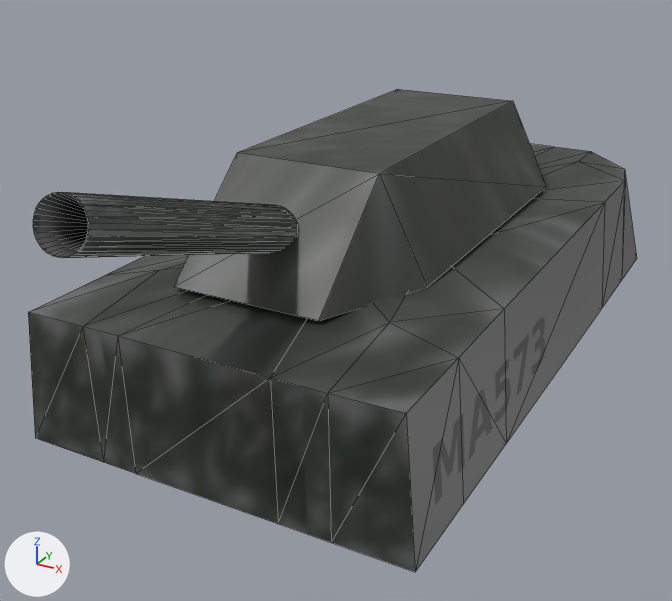
What one commit did to the COLLADA model data/cr/models/tank.dae.
Rendered twice from a camera (50 mm lens) standing at (5.4, -12.57, 4.23) and looking at (-0.5, -1.85, -1.13). Every picture has the same lights, and +X, +Y and +Z are marked at lower left. Mesh edges are drawn as thin lines.

Objects in the first picture: 'Cockpit', 'Tank', 'Turret'.
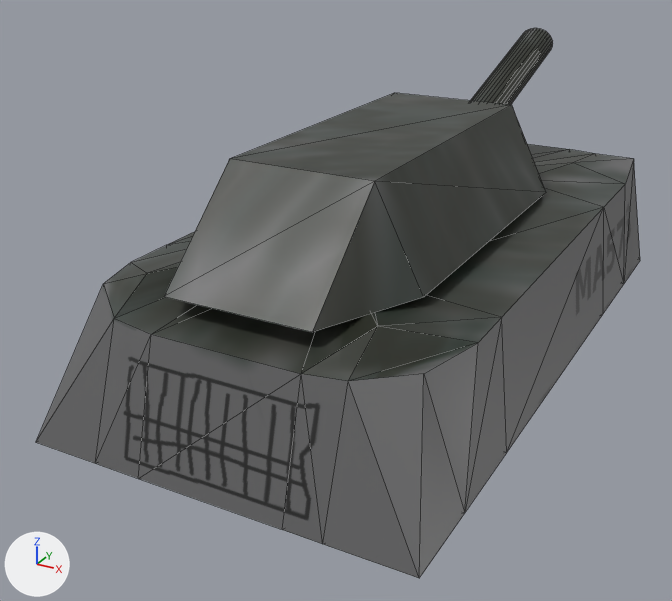
The change, as a diff of the scene's bpy script:
```diff
--- a/data/cr/models/tank.dae.py
+++ b/data/cr/models/tank.dae.py
@@ me_cube @@
 # used by ob_tank; location = (-0.03, -0.78, -1.08)
 # before: 47 (-2.42, 3.77, 0.87), 58 (2.38, 3.77, 0.89) at pixel (625, 180), 59 (2.21, 4.49, 0.89) at pixel (624, 168)
-me_cube.from_pydata(...)  # 68 vertices, 126 faces; spans x -2.61..2.54, y -4.97..4.97, z -0.89..1.11
-me_cube.vertices[8].co = (0.93, 4.53, 1.11)  # pixel (554, 146)
-me_cube.vertices[9].co = (-1.02, 4.53, 1.11)
-me_cube.vertices[10].co = (-1.52, 4.53, 1.11)
-me_cube.vertices[37].co = (1.58, 4.53, 1.11)  # pixel (590, 151)
-me_cube.vertices[48].co = (-2.23, 4.7, 0.87)
+me_cube.from_pydata(...)  # 68 vertices, 126 faces; spans x -2.61..2.54, y -5.25..4.97, z -0.89..1.11
+# me_cube part 1
+for i in [47, 58, 59]: me_cube.vertices[i].co += Vector((0.0, -0.62, 0.0))
+me_cube.vertices[8].co = (0.93, 4.53, 0.77)  # pixel (151, 334)
+me_cube.vertices[9].co = (-1.02, 4.53, 0.77)  # pixel (301, 373)
+me_cube.vertices[10].co = (-1.52, 4.43, 0.77)  # pixel (348, 381)
+me_cube.vertices[37].co = (1.58, 4.4, 0.77)  # pixel (114, 318)
+me_cube.vertices[48].co = (-2.19, 4.08, 0.87)  # pixel (423, 373)
+# me_cube part 2: 6 of 68 vertices moved; they spanned x -2.42..2.38, y -4.97..-4.91, z 0.87..0.92 and now span x -2.26..2.22, y -5.25..-4.91, z 0.92..1.01; mean shift (0.0, -0.16, 0.04); largest move (-1.02, -4.97, 0.92) -> (-1.02, -5.25, 0.92)
 me_cube.materials.append(mat_material)
@@ ob_tank @@
 ob_tank.location = (-0.03, -0.78, -1.08)
+ob_tank.rotation_euler = (0.0, 0.0, 3.142)  # degrees (0, 0, 180)
@@ ob_cockpit @@
 ob_cockpit.parent = ob_tank
-ob_cockpit.location = (-0.0361, -0.164, 1.083)
+ob_cockpit.location = (-0.0461, 0.448, 1.083)
+ob_cockpit.rotation_euler = (0.0, 0.0, 3.142)  # degrees (0, 0, 180)
@@ ob_turret @@
 ob_turret.parent = ob_cockpit
-ob_turret.location = (-0.0739, -2.981, 0.645)
-ob_turret.rotation_euler = (0.0, 0.0, -3.142)  # degrees (0, 0, -180)
+ob_turret.location = (0.00924, 2.819, 0.622)
+ob_turret.rotation_euler = (0.0, 0.0, -0.0000876)  # degrees (0, 0, -0)
```

Where the change shows, as pixel boxes (x1, y1, x2, y2) in the pictures (672 x 601 px; the box of a moved part takes in the faces that stretch with it):
'Tank', reshaped, turned: before (28, 144, 637, 572); after (36, 144, 640, 578)
'Cockpit', turned, moved: before (174, 89, 546, 321); after (164, 93, 546, 332)
'Turret', turned, moved: before (33, 192, 298, 258); after (470, 28, 553, 105)
part 1 of me_cube, moved or reshaped: before (530, 144, 637, 307); after (36, 241, 502, 578)
part 2 of me_cube, moved or reshaped: before (28, 268, 458, 572); after (527, 144, 640, 283)
